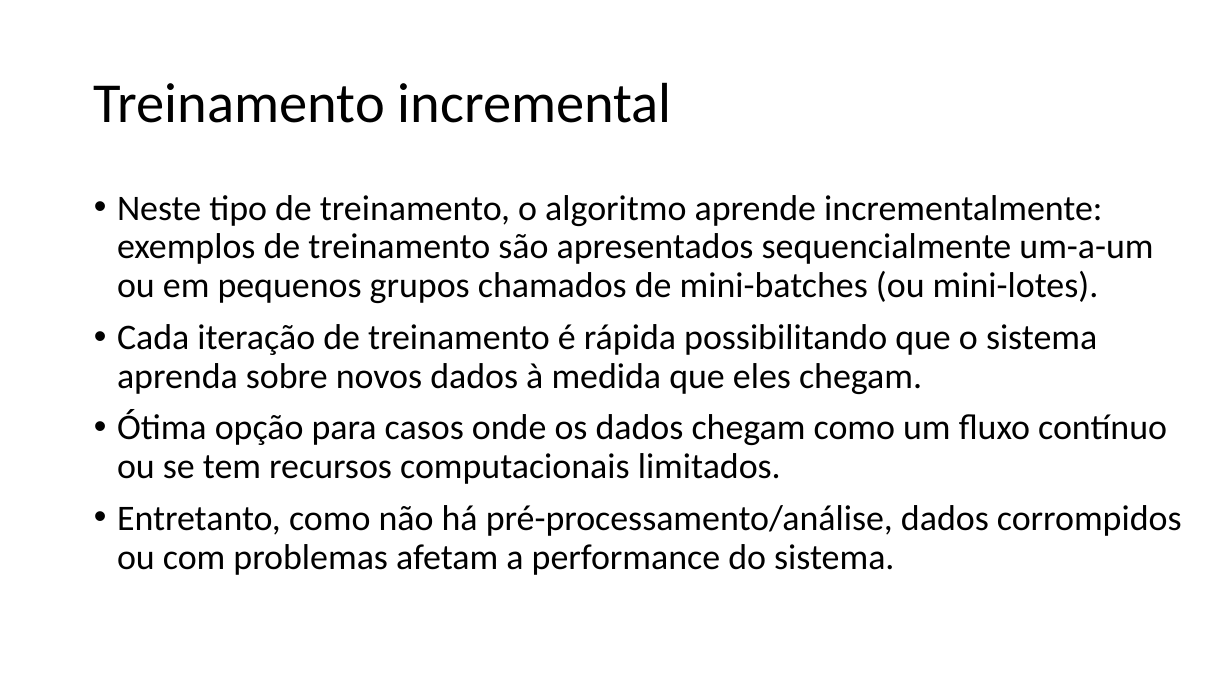
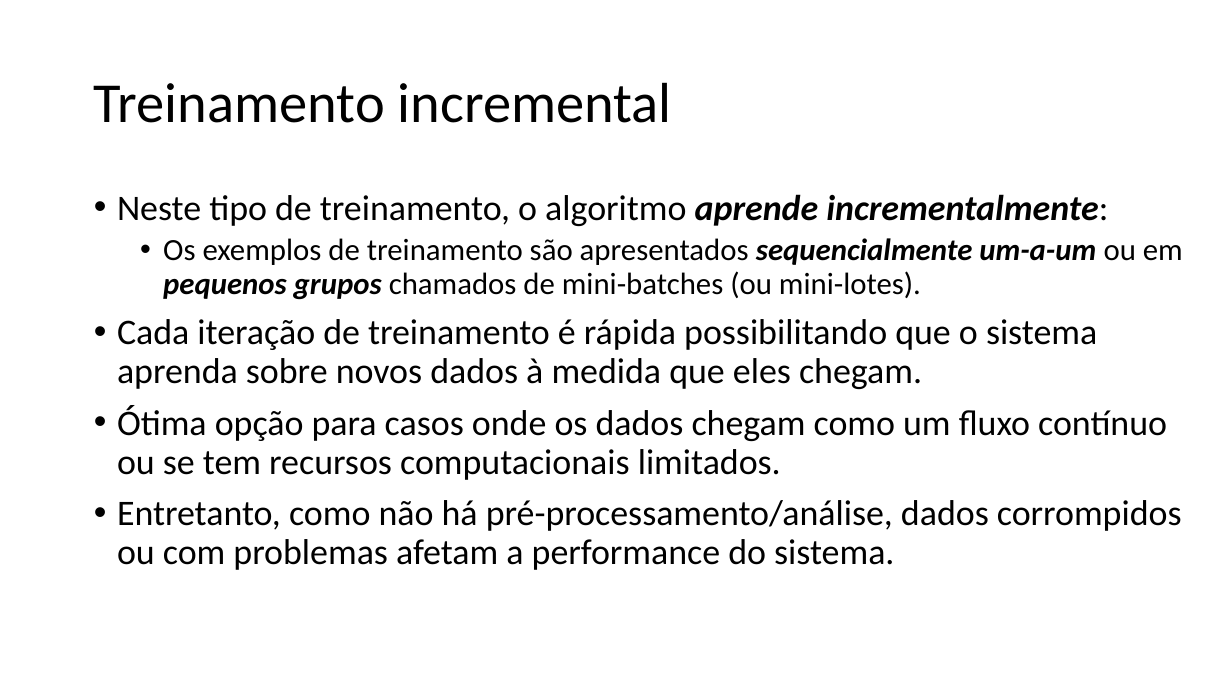
Before and after one commit to zz4fap/t319_aprendizado_de_maquina, a slide deck: slide 26 of slides/T319_Introdução.pptx. Drawn at 1232x693 pixels with LibreOffice and Linux fonts; fonts in the diff are those of the drawing. Boxes give left, top, right and bottom in pixels: in the first picture for what was removed or moved away, otherwise in the second. Text is boxed around its words. In the diff, an @@ line names an element or a change of style, - is before the commit and + after.

```diff
--- a/slides/T319_Introdução.pptx
+++ b/slides/T319_Introdução.pptx
@@ text at (117,194,1183,300): text changed; size 28 to 24 pt @@
-• Neste tipo de treinamento, o algoritmo aprende incrementalmente: exemplos de treinamento são apresentados sequencialmente um-a-um ou em pequenos grupos chamados de mini-batches (ou mini-lotes).
+• Neste tipo de treinamento, o algoritmo aprende incrementalmente:
+  • Os exemplos de treinamento são apresentados sequencialmente um-a-um ou em pequenos grupos chamados de mini-batches (ou mini-lotes).
```
Also in this commit, not shown: 14 other slides changed, 10 other files.
